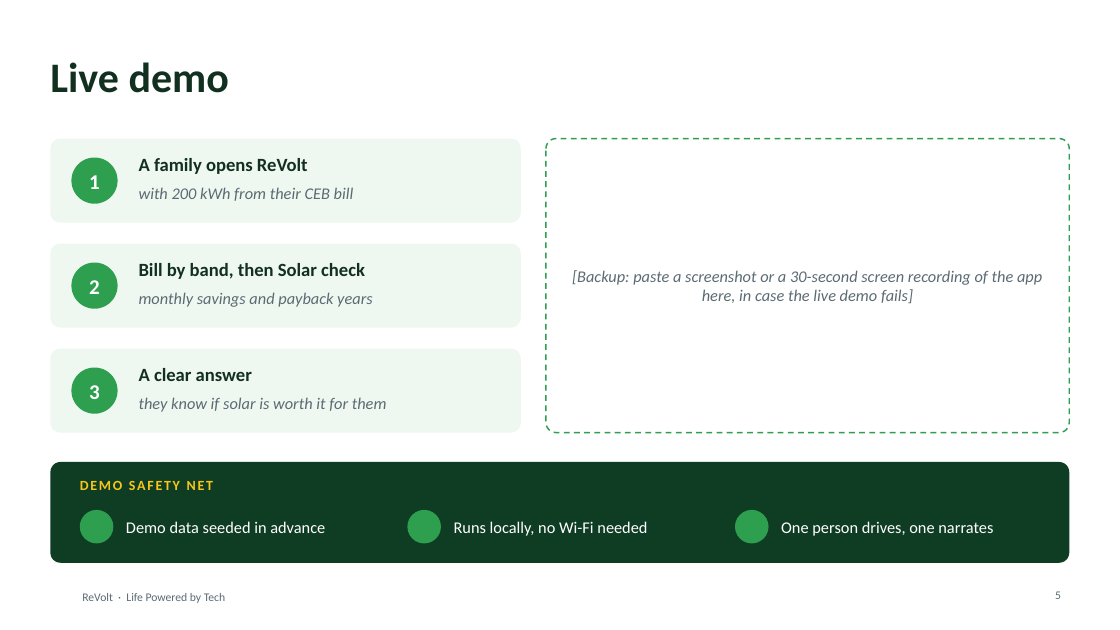
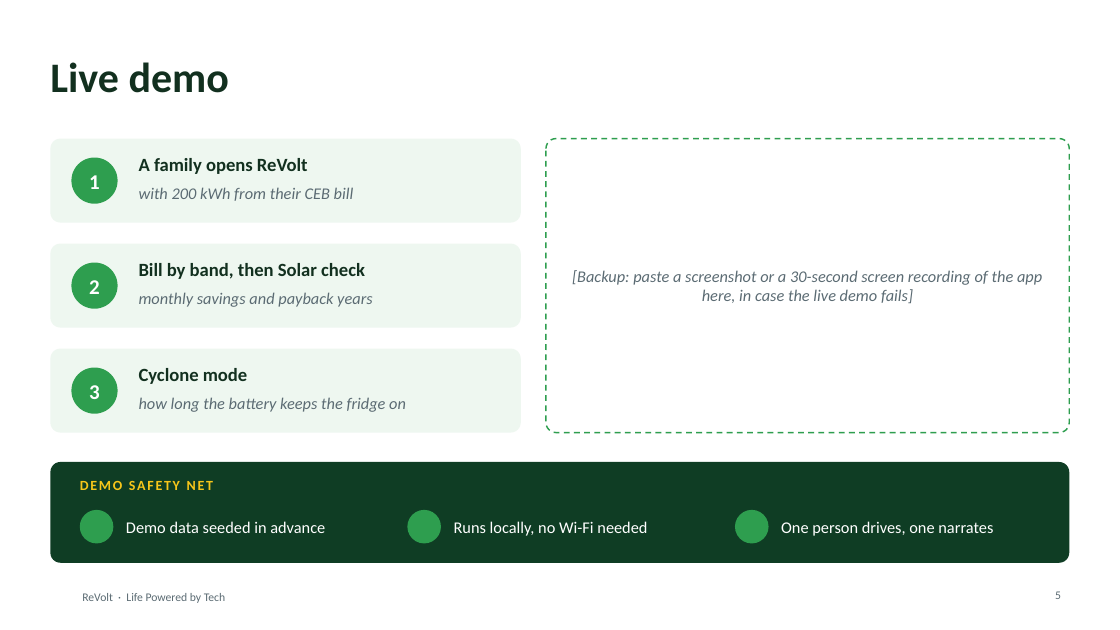
Before and after one commit to Rinkazuto/The-Revengers, a slide deck: slide 5 of docs/slides/ReVolt_Pitch_Deck.pptx. Drawn at 1120x630 pixels with LibreOffice and Linux fonts; fonts in the diff are those of the drawing; background and template pictures are left out. Boxes give left, top, right and bottom in pixels: in the first picture for what was removed or moved away, otherwise in the second. Text is boxed around its words. In the diff, an @@ line names an element or a change of style, - is before the commit and + after.

Commit message:
Add QA test cases (bill, solar, readings, cyclone), pitch deck updates and Q&A prep

```diff
--- a/docs/slides/ReVolt_Pitch_Deck.pptx
+++ b/docs/slides/ReVolt_Pitch_Deck.pptx
@@ text at box(139, 368, 248, 384): text changed @@
-A clear answer
+Cyclone mode
@@ text at box(139, 397, 406, 412): text changed @@
-they know if solar is worth it for them
+how long the battery keeps the fridge on
```
Also in this commit, not shown: 3 other slides changed, 1 slide added, 5 other files.
